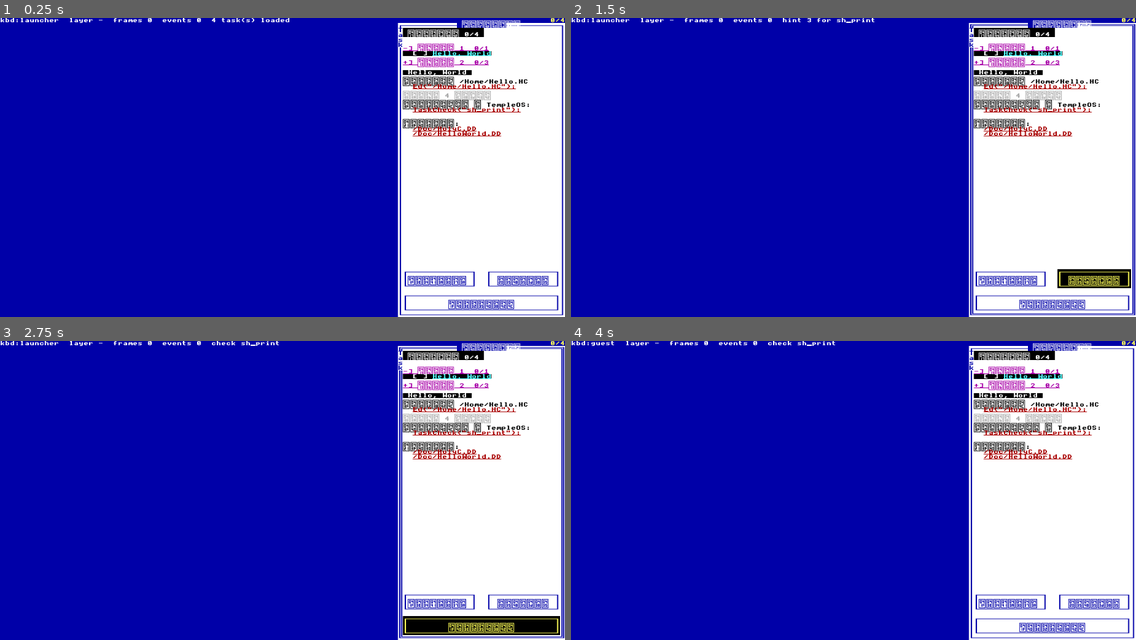
Above: before the commit, frames 1-4 (two rows, left to right).
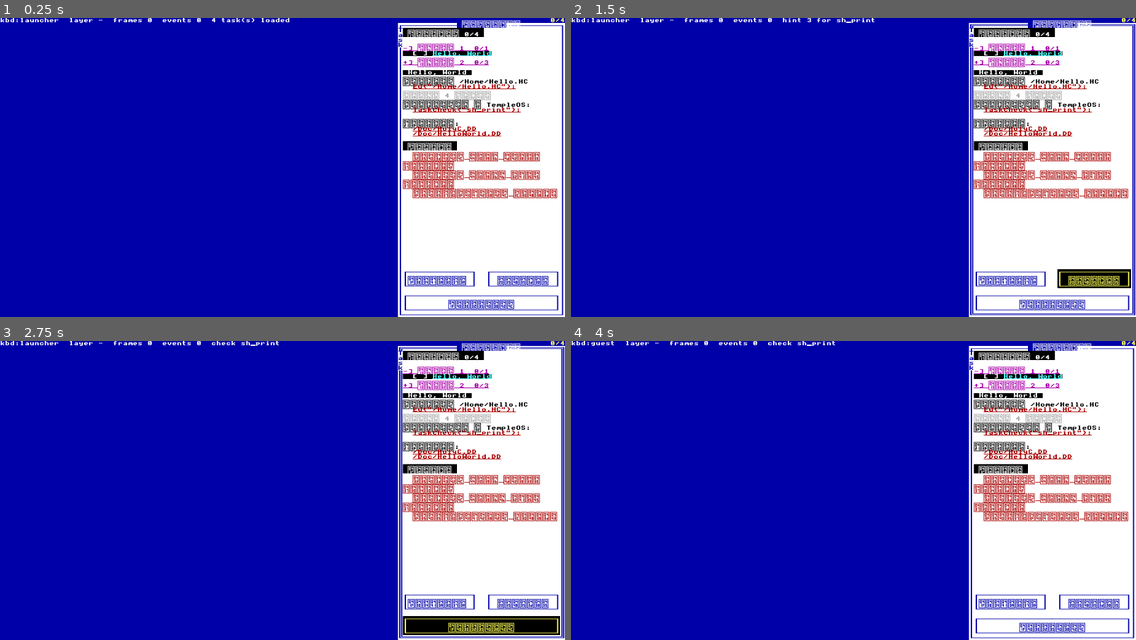
Above: after the commit, the same moments.

Repository: vladslugin/templeos-steam
Game: Godot game, scene res://scenes/Main.tscn
Same seed, same stepped clock (60 frames per second), same inputs: the game is played once before the commit and once after it.
Inputs (mouse positions are in pixels of both pictures, inside the frame that each line leads up to):
- Up to frame 1 (0.25 s): no input
- Up to frame 2 (1.5 s): click "Подсказка 1" at 0.5 s; click "Решение" at 1.25 s
- Up to frame 3 (2.75 s): click "Проверить" at 2 s
- Up to frame 4 (4 s): tap Enter at 2.75 s; drag from (768, 493) to (910, 424) at 2.77 s; tap Space at 3.5 s; drag from (740, 505) to (825, 550) at 3.52 s

The runs differ from the first frame. In frame 1, 2.7% of the frame differs, in the area x 71-99%, y 41-61%; in frame 2, 2.7%; in frame 3, 2.7%; in frame 4, 2.7%.

Commit message:
Undo, at three sizes, and typing that survives this machine
TYPING, THE SECOND ATTEMPT

The keystroke version shipped yesterday and does not survive contact with the
emulator. Scancodes go missing: shift lands a character late, so
Type("/Home/Hello.HC"); arrives as Type("/Home/Hello.HC'0: with the quote
unshifted and the semicolon shifted, and FileWrite("/Home/Hello.HC","oops",4);
as FileWrite("/Home/Hello.HC'<'oops",4);. Giving the modifier a tick of its own
did not fix it. It is the same lossy interrupt delivery that had the timer
firing 65 times a second instead of 1000, and it cannot be tuned around
honestly.

XTalk is the OS's own answer and has no keyboard in it: it hands text to
another task's input queue (Kernel/Job.HC:445-452), which is how User() passes
a command to the terminal it spawns. CMD type carries the text - the rest of
the line, not a key=value, because a line of code has spaces and equals signs
in it - and CMD enter carries the newline, which cannot travel as text because
a line of this protocol ends at one. The launcher still sends it three
characters at a time on a timer, because watching a command being written is
the point. Keystrokes stay as the fallback for a disk older than layer 0.3.0.

Checked with the line that failed before: it arrived exactly and ran.

UNDO

TempleOS has no undo across a save and no bin to fish a file back out of. One
wrong keystroke on the fourth task ruins it and there is nothing to be done -
which is an excellent reason never to touch anything, and the opposite of what
this game wants.

  put this task's file back      from /Game/Tasks/<id>/Start.HC, which ships
                                 with the layer and is never written to
  put every task's file back     the same, for all of them
  restart the machine            Reboot() (Kernel/KMain.HC:122-133)

Only the files the campaign owns. Anything else in /Home is the player's and is
left alone: a reset that quietly deleted somebody's own experiments would be
worse than the problem it solves.

Each is armed by one click and done by a second. No dialog - a dialog over a
picture of another operating system looks like that system put it there.

The restart comes back at the boot loader, which nothing inside the guest can
answer because it is not running yet. The launcher answers it over the frame
connection, which belongs to the emulator and survives the machine inside it -
on a timer, and stopped the moment the layer says hello, so a machine that
comes back quickly does not collect a stray keystroke at its prompt. Measured:
seven seconds from asking to hello.

Diff:
--- a/host/temple/data/events.json
+++ b/host/temple/data/events.json
@@ -111,6 +111,17 @@
       "hook_source": "guest/Game/TaskRunner.HC",
       "verified": true,
       "note": "Emitted by TaskLoad once the task is current and its template is in place."
+    },
+    {
+      "id": "task_reset",
+      "direction": "guest->host",
+      "verb": "EV",
+      "fields": [
+        "id"
+      ],
+      "hook": "guest/Game/TaskRunner.HC - TaskReset",
+      "verified": true,
+      "note": "The player asked for a task's file back as it shipped. Sent so the panel can say it happened and so a session log shows the undo."
     },
     {
       "id": "hint_asked",
--- a/host/temple/scripts/BridgeClient.gd
+++ b/host/temple/scripts/BridgeClient.gd
@@ -169,7 +169,82 @@
 	_peer.put_data((line + "\n").to_ascii_buffer())
 
 
+## Writing a line into the guest for the player.
+##
+## Three characters at a time on a timer rather than all at once, so the command
+## is watched being written rather than appearing. That is the whole point of
+## the feature: someone who does not know what to type learns more from seeing
+## it appear than from finding it already there.
+##
+## It goes over the bridge and not as keystrokes on the frame connection. The
+## keystroke version was written first and does not survive this machine:
+## scancodes go missing under the emulator, shift lands a character late, and
+## Type("/Home/Hello.HC"); arrives as Type("/Home/Hello.HC'0: - which is a very
+## confusing thing to watch a computer type for you. The guest end uses XTalk,
+## the OS's own way of putting text into another task's input, which has no
+## keyboard in it at all.
+const TYPE_CHUNK := 3
+const TYPE_INTERVAL_MSEC := 45
+const TYPE_MAX := 240
+
+## One character of an injected line went out, for whoever wants to make a
+## noise about it.
+signal typed_chunk
+
+var _type_queue: PackedStringArray = []
+var _type_next_msec := 0
+
+
+## Can the layer on the other end take text this way?
+##
+## The disk and the launcher ship together but a developer's disk lags behind,
+## and on an older layer this command is silently ignored - which would leave
+## the player clicking a line of code and watching nothing happen.
+func supports_typing() -> bool:
+	return connected and _version_at_least(layer_ver, 3)
+
+
+func type_text(text: String) -> void:
+	if not supports_typing() or text.length() > TYPE_MAX:
+		return
+	var i := 0
+	while i < text.length():
+		_type_queue.append(text.substr(i, TYPE_CHUNK))
+		i += TYPE_CHUNK
+	# The empty string stands for the Enter that submits it. A newline cannot
+	# travel as the text of a command, because a line of this protocol ends at
+	# one.
+	_type_queue.append("")
+
+
+func is_typing() -> bool:
+	return not _type_queue.is_empty()
+
+
+func _type_tick() -> void:
+	if _type_queue.is_empty() or not connected:
+		return
+	var now := Time.get_ticks_msec()
+	if now < _type_next_msec:
+		return
+	_type_next_msec = now + TYPE_INTERVAL_MSEC
+	var chunk := _type_queue[0]
+	_type_queue.remove_at(0)
+	if chunk == "":
+		_peer.put_data(_wire("CMD enter"))
+	else:
+		_peer.put_data(_wire("CMD type " + chunk))
+	typed_chunk.emit()
+
+
+## One line of the protocol, terminated. In one place so the terminator is
+## spelled once rather than at every call site.
+func _wire(text: String) -> PackedByteArray:
+	return (text + "\n").to_ascii_buffer()
+
+
 func _process(_delta: float) -> void:
+	_type_tick()
 	_peer.poll()
 	var status := _peer.get_status()
 	if status == StreamPeerTCP.STATUS_ERROR or status == StreamPeerTCP.STATUS_NONE:
--- a/host/temple/scripts/CampaignPanel.gd
+++ b/host/temple/scripts/CampaignPanel.gd
@@ -120,6 +120,10 @@
 ## into the guest a character at a time, which is the difference between being
 ## handed an answer and being shown one.
 signal type_requested(text: String)
+## Something that changes the machine rather than the campaign: put a task's
+## file back, put all of them back, or restart. Each is asked about first,
+## because each throws away work the player may not have meant to lose.
+signal machine_requested(what: String, task_id: String)
 
 ## Which language the campaign is read in. Russian by default: it is the
 ## author's language, and the tasks are written in it first.
@@ -181,6 +185,12 @@
 ## while they read it.
 var _err_raw := ""
 var _err: Dictionary = {}
+
+## Which machine action is waiting to be confirmed, if any. One click arms it
+## and a second one does it - there is no dialog, because a dialog over a
+## picture of another operating system looks like the other operating system
+## put it there.
+var _confirm := ""
 
 
 func _ready() -> void:
@@ -426,6 +436,30 @@
 		out.append(_line(""))
 		out.append(_line("$IV,1$ %s $IV,0$" % _dd(_t("hint_n") % t.hint_level)))
 		out.append(_line(_dd(hints[t.hint_level - 1])))
+
+	out.append_array(_machine_lines())
+	return out
+
+
+## Undo, at three sizes.
+##
+## The reason this exists at all: TempleOS has no undo across a save and no bin
+## to fish a file back out of, so one wrong keystroke on the fourth task ruins
+## it and there is nothing to be done. That is an excellent reason never to
+## touch anything, which is the opposite of what this game wants.
+func _machine_lines() -> Array[Dictionary]:
+	var out: Array[Dictionary] = []
+	out.append(_line(""))
+	out.append(_line("$IV,1$ %s $IV,0$" % _dd(_t("machine"))))
+	for what: String in ["task", "home", "reboot"]:
+		if what == "task" and _selected == "":
+			continue
+		if _confirm == what:
+			out.append(_line("  %s $LK,\"%s\",A=\"do:%s\"$  $LK,\"%s\",A=\"no:\"$"
+					% [_dd(_t("sure")), _ddq(_t("yes")), what, _ddq(_t("no"))]))
+		else:
+			out.append(_line("  $LK,\"%s\",A=\"mach:%s\"$"
+					% [_ddq(_t("mach_" + what)), what]))
 	return out
 
 
@@ -573,6 +607,16 @@
 			refresh()
 		"type":
 			type_requested.emit(rest)
+		"mach":
+			_confirm = rest
+			refresh()
+		"do":
+			_confirm = ""
+			machine_requested.emit(rest, _selected)
+			refresh()
+		"no":
+			_confirm = ""
+			refresh()
 
 
 # ---------------------------------------------------------------------------
@@ -846,6 +890,15 @@
 			"ru": "Этого сообщения ещё нет в справочнике. То, что выше, — "
 			+ "слова самого компилятора, и они точны."},
 	"err_hide": {"en": "hide", "ru": "скрыть"},
+	"machine": {"en": "Machine", "ru": "Машина"},
+	"mach_task": {"en": "put this task's file back",
+			"ru": "вернуть файл этого задания"},
+	"mach_home": {"en": "put every task's file back",
+			"ru": "вернуть файлы всех заданий"},
+	"mach_reboot": {"en": "restart the machine", "ru": "перезапустить машину"},
+	"sure": {"en": "sure?", "ru": "точно?"},
+	"yes": {"en": "yes", "ru": "да"},
+	"no": {"en": "no", "ru": "нет"},
 	"type_hint": {"en": "Click a line of code and the machine types it for you.",
 			"ru": "Нажмите на строку кода — машина наберёт её за вас."},
 	"tasks": {"en": "Tasks %d/%d", "ru": "Задания %d/%d"},
--- a/host/temple/scripts/Main.gd
+++ b/host/temple/scripts/Main.gd
@@ -179,10 +179,11 @@
 	_panel.check_requested.connect(_on_check_requested)
 	_panel.hint_requested.connect(_on_hint_requested)
 	_panel.type_requested.connect(_on_type_requested)
+	_panel.machine_requested.connect(_on_machine_requested)
 	# A command the launcher writes should sound like one being written. Same
 	# samples as the player's own keyboard, for the same reason the pacing is
 	# slow: this is meant to be watched, not pasted.
-	rfb.typed_character.connect(func() -> void: Sound.key_down())
+	bridge.typed_chunk.connect(func() -> void: Sound.key_down())
 	_note("%d task(s) loaded" % n)
 
 	_guest.attach(rfb, bridge)
@@ -226,6 +227,7 @@
 
 
 func _process(_delta: float) -> void:
+	_answer_boot_menu()
 	var t0 := Time.get_ticks_usec()
 	# RfbClient drops the request if one is still outstanding, so asking every
 	# frame cannot pile up - it simply keeps the pipe full.
@@ -303,6 +305,7 @@
 	# this point is the machine not being on yet, which is worth having.
 	Sound.boot()
 	Sound.room_on()
+	_rebooting = false
 	# Whether the pointer goes down the bridge or falls back to moving a PS/2
 	# mouse depends on this version, so it is worth saying out loud - a stale
 	# disk image is otherwise a mystery about the cursor rather than a mismatch.
@@ -389,10 +392,75 @@
 ## Refused while something is still being typed, so two clicks cannot interleave
 ## two commands into one unusable line.
 func _on_type_requested(text: String) -> void:
-	if rfb.is_typing():
-		return
-	rfb.type_text(text)
+	if bridge.is_typing() or rfb.is_typing():
+		return
+	# The bridge when the layer is new enough, because it uses the OS's own way
+	# of putting text into a window and cannot lose a modifier. Keystrokes on
+	# the frame connection are the fallback for an older disk, and they are a
+	# fallback rather than the plan: under this emulator they drop scancodes.
+	if bridge.supports_typing():
+		bridge.type_text(text)
+	else:
+		rfb.type_text(text)
 	_note("typed: " + text)
+
+
+## Put a file back, or the machine.
+##
+## All three go to the guest, which owns the disk. The launcher does not reach
+## into the image behind the emulator's back: the disk is open in a running
+## process, and writing to it there is how a filesystem gets corrupted.
+func _on_machine_requested(what: String, task_id: String) -> void:
+	match what:
+		"task":
+			if task_id != "":
+				bridge.send_command("reset_task", {"id": task_id})
+				_note("asked for %s to be put back" % task_id)
+		"home":
+			bridge.send_command("reset_home")
+			_note("asked for every task file to be put back")
+		"reboot":
+			bridge.send_command("reboot")
+			_note("restarting the machine")
+			Sound.room_off()
+			_rebooting = true
+			_reboot_key_msec = Time.get_ticks_msec() + BOOT_MENU_FIRST_MSEC
+			_reboot_give_up_msec = Time.get_ticks_msec() + BOOT_MENU_LIMIT_MSEC
+
+
+## Answering the boot loader, which asks which drive to start from.
+##
+## The factory image has more than one boot record, so TempleOS stops at a menu
+## and waits. Nothing inside the guest can answer that - it is not running yet -
+## so the launcher does, over the frame connection, which belongs to the
+## emulator and survives the machine inside it restarting.
+##
+## Sent on a timer and stopped the moment the layer says hello, rather than
+## sent a fixed number of times: a machine that comes back quickly should not
+## get a stray keystroke at its prompt.
+const BOOT_MENU_FIRST_MSEC := 2500
+const BOOT_MENU_EVERY_MSEC := 1200
+const BOOT_MENU_LIMIT_MSEC := 25000
+var _rebooting := false
+var _reboot_key_msec := 0
+var _reboot_give_up_msec := 0
+
+
+func _answer_boot_menu() -> void:
+	if not _rebooting:
+		return
+	var now := Time.get_ticks_msec()
+	if now > _reboot_give_up_msec:
+		_rebooting = false
+		_note("the machine did not come back; see the emulator's log")
+		return
+	if now < _reboot_key_msec:
+		return
+	_reboot_key_msec = now + BOOT_MENU_EVERY_MSEC
+	# "1" is Drive C. See tools/run_launcher.ps1, which answers the same menu
+	# the same way when it starts the machine in the first place.
+	rfb.send_key(0x31, true)
+	rfb.send_key(0x31, false)
 
 
 func _on_check_requested(task_id: String) -> void:
Not shown, changed: guest/Game/EventBridge.HC
Not shown, changed: guest/Game/GameInit.HC
Not shown, changed: guest/Game/TaskRunner.HC
